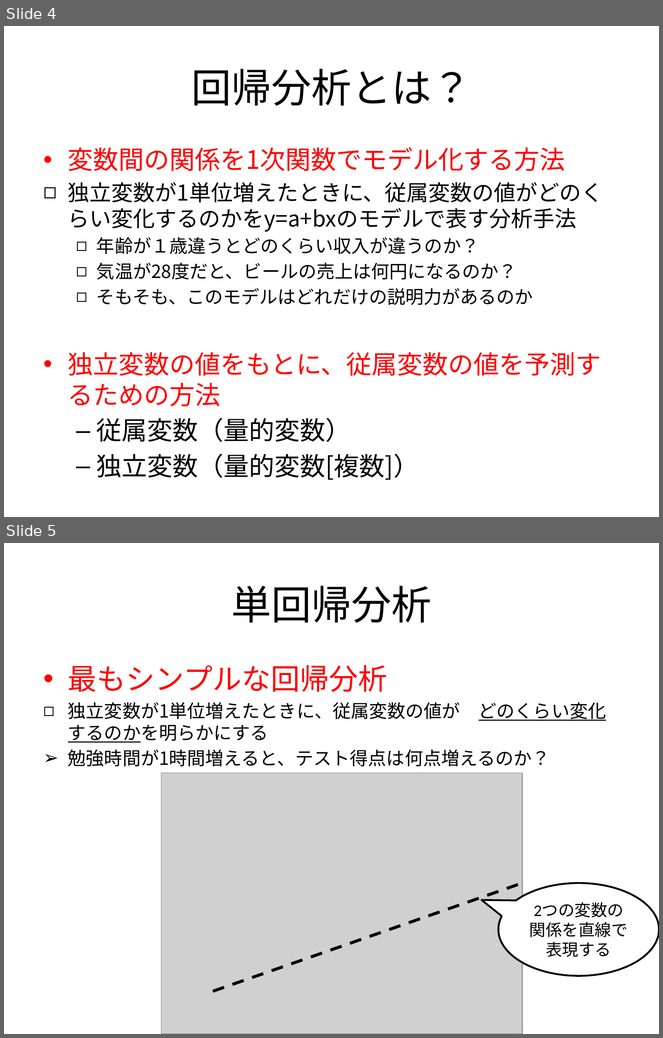
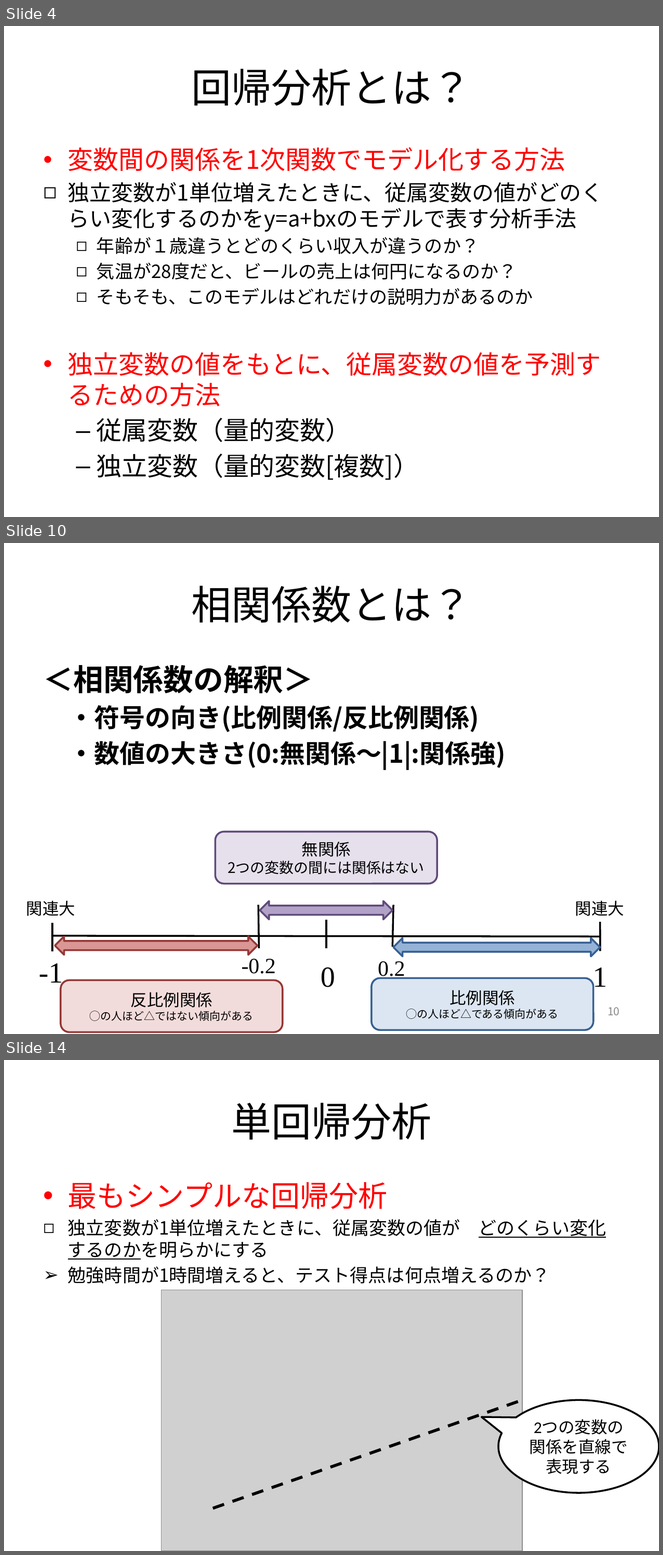
Before and after one commit to MakotoASAOKA/IE2019_15, a slide deck: 15-1.回帰分析.pptx. Shown one above the other, each under a label of ours: slides 4 and 5 before the commit, slides 4, 10 and 14 after it; the slides between them are not shown. The pictures are 663x1038 and 663x1555 pixels, drawn with LibreOffice and Linux fonts; fonts in the diff are those of the drawing; grey boxes stand for pictures. Boxes give left, top, right and bottom in pixels: in the first picture for what was removed or moved away, otherwise in the second. Text is boxed around its words. In the diff, an @@ line names an element or a change of style, - is before the commit and + after.

```diff
--- a/15-1.回帰分析.pptx
+++ b/15-1.回帰分析.pptx
@@ slide 10 added at [4,543,659,1034], background #FFFFFF @@
@@ title added at [191,586,471,623], 44 pt, text #000000 @@
+相関係数とは？
@@ text added at [44,665,506,770], 28 pt, text #000000, bold @@
+＜相関係数の解釈＞
+・符号の向き(比例関係/反比例関係)
+・数値の大きさ(0:無関係～|1|:関係強)
@@ rounded rectangle added at [215,832,437,884], fill #E6E0EC, outline #604A7B 2 pt, 16 pt, text #000000 @@
+無関係
+2つの変数の間には関係はない
@@ text added at [26,901,76,916], 18 pt, text #000000 @@
+関連大
@@ left right arrow added at [260,901,393,919], fill #B3A2C7, outline #604A7B 2 pt @@
@@ text added at [575,901,624,916], 18 pt, text #000000 @@
+関連大
@@ line added from (259, 949) to (258, 905), #000000 2 pt @@
@@ line added from (392, 947) to (393, 905), #000000 2 pt @@
@@ line added from (52, 952) to (52, 923), #000000 2 pt @@
@@ line added from (326, 949) to (326, 921), #000000 2 pt @@
@@ line added from (600, 923) to (600, 951), #000000 2 pt @@
@@ line added from (52, 936) to (600, 937), #000000 2 pt @@
@@ left right arrow added at [55,937,258,955], fill #D99694, outline #953735 2 pt @@
@@ left right arrow added at [393,938,600,956], fill #95B3D7, outline #376092 2 pt @@
@@ text added at [39,964,63,988], 32 pt, text #000000 @@
+-1
@@ text added at [242,959,276,974], 24 pt, text #000000 @@
+-0.2
@@ text added at [378,962,405,980], 24 pt, text #000000 @@
+0.2
@@ text added at [321,967,335,988], 32 pt, text #000000 @@
+0
@@ rounded rectangle added at [372,979,594,1030], fill #DCE6F2, outline #376092 2 pt, 12 pt, text #000000 @@
+比例関係
+◯の人ほど△である傾向がある
@@ text added at [593,968,607,993], 32 pt, text #000000 @@
+1
@@ rounded rectangle added at [60,981,283,1032], fill #F2DCDB, outline #953735 2 pt, 12 pt, text #000000 @@
+反比例関係
+◯の人ほど△ではない傾向がある
@@ page number added at [608,1007,620,1016], 12 pt, text #898989 @@
+10
@@ what was slide 5 is now slide 14 @@
```
Also in this commit, not shown: 1 slide changed, 8 other slides added.
